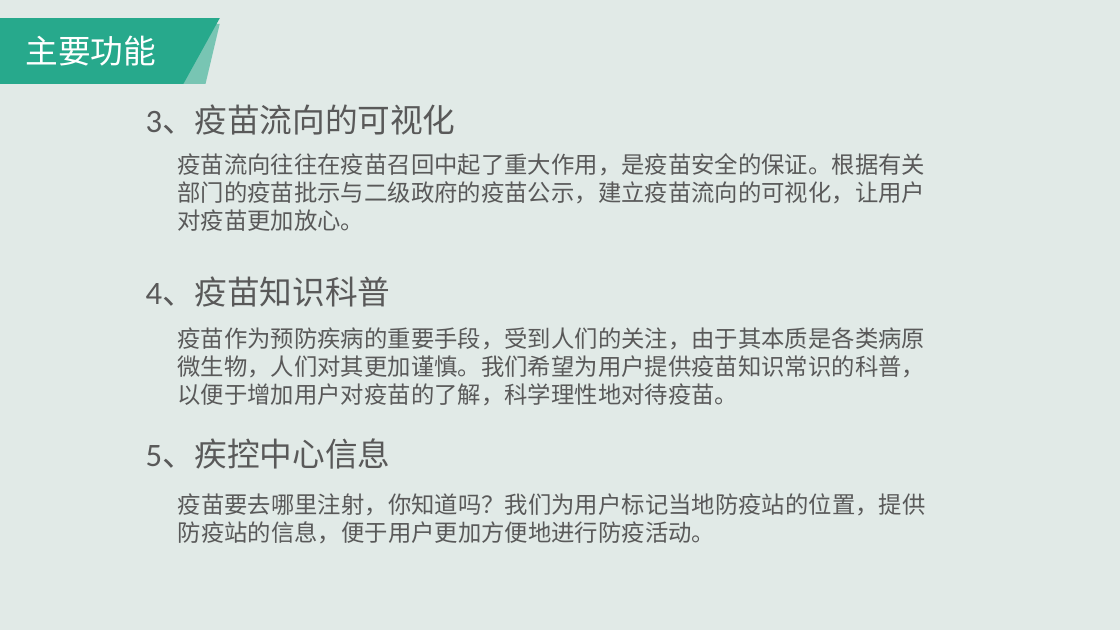
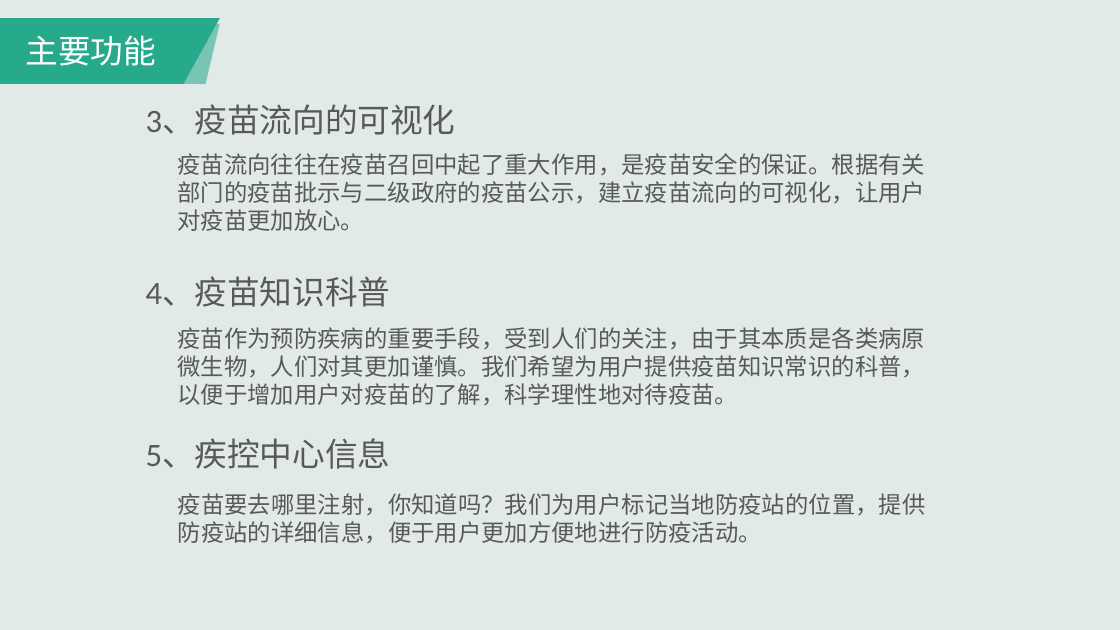
Before and after one commit to Super6-1/VACARE, a slide deck: slide 18 of VACARE产品发布会.pptx. Drawn at 1120x630 pixels with LibreOffice and Linux fonts; fonts in the diff are those of the drawing. Boxes give left, top, right and bottom in pixels: in the first picture for what was removed or moved away, otherwise in the second. Text is boxed around its words. In the diff, an @@ line names an element or a change of style, - is before the commit and + after.

```diff
--- a/VACARE产品发布会.pptx
+++ b/VACARE产品发布会.pptx
@@ text at <box>178,493,926,543</box>: text changed @@
-疫苗要去哪里注射，你知道吗？我们为用户标记当地防疫站的位置，提供防疫站的信息，便于用户更加方便地进行防疫活动。
+疫苗要去哪里注射，你知道吗？我们为用户标记当地防疫站的位置，提供防疫站的详细信息，便于用户更加方便地进行防疫活动。
```
Also in this commit, not shown: 8 other slides changed.
